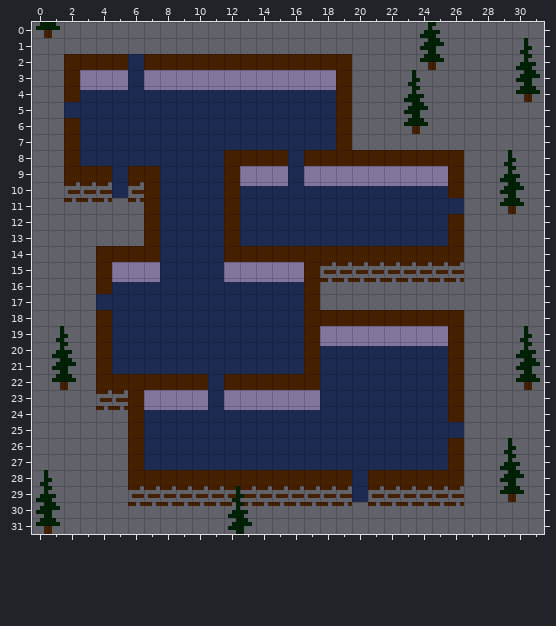
Two states of a Tiled map, levels/0001/map.tmx. Above, as it was before the edit.
Cells are 16x16 px. Shown: x 0..31, y 0..31.
Once edited:
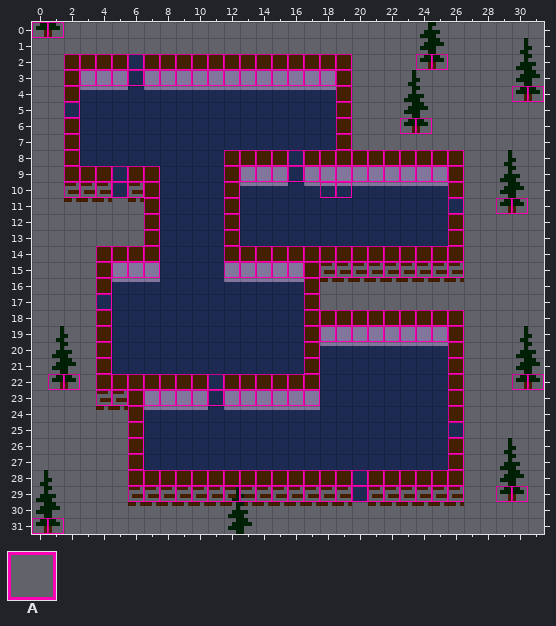
Key: from "paleta": A 26.
_ is an empty cell.
Tiles of an added or newly shown layer are drawn over the layers below it.
Difference:
Layer "collitions" (now shown):
y 0: x 0..1 __ -> AA
y 2: x 2..19 __________________ -> AAAAAAAAAAAAAAAAAA; x 24..25 __ -> AA
y 3: x 2..19 __________________ -> AAAAAAAAAAAAAAAAAA
y 4: x 2 _ -> A; x 19 _ -> A; x 30..31 __ -> AA
y 5: x 2 _ -> A; x 19 _ -> A
y 6: x 2 _ -> A; x 19 _ -> A; x 23..24 __ -> AA
y 7: x 2 _ -> A; x 19 _ -> A
y 8: x 2 _ -> A; x 12..26 _______________ -> AAAAAAAAAAAAAAA
y 9: x 2..7 ______ -> AAAAAA; x 12..26 _______________ -> AAAAAAAAAAAAAAA
y 10: x 2..7 ______ -> AAAAAA; x 12 _ -> A; x 18..19 __ -> AA; x 26 _ -> A
y 11: x 7 _ -> A; x 12 _ -> A; x 26 _ -> A; x 29..30 __ -> AA
y 12..13: x 7 _ -> A; x 12 _ -> A; x 26 _ -> A
y 14..15: x 4..7 ____ -> AAAA; x 12..26 _______________ -> AAAAAAAAAAAAAAA
y 16..17: x 4 _ -> A; x 17 _ -> A
y 18..19: x 4 _ -> A; x 17..26 __________ -> AAAAAAAAAA
y 20..21: x 4 _ -> A; x 17 _ -> A; x 26 _ -> A
y 22: x 1..2 __ -> AA; x 4..17 ______________ -> AAAAAAAAAAAAAA; x 26 _ -> A; x 30..31 __ -> AA
y 23: x 4..17 ______________ -> AAAAAAAAAAAAAA; x 26 _ -> A
y 24..27: x 6 _ -> A; x 26 _ -> A
y 28: x 6..26 _____________________ -> AAAAAAAAAAAAAAAAAAAAA
y 29: x 6..26 _____________________ -> AAAAAAAAAAAAAAAAAAAAA; x 29..30 __ -> AA
y 31: x 0..1 __ -> AA
Pixel boxes of the changes (left, top, right, bottom) in both pictures:
added: (32, 22, 64, 38)
added: (48, 54, 464, 502)
added: (512, 86, 544, 102)
added: (496, 198, 528, 214)
added: (512, 374, 544, 390)
added: (496, 486, 528, 502)
added: (32, 518, 64, 534)
